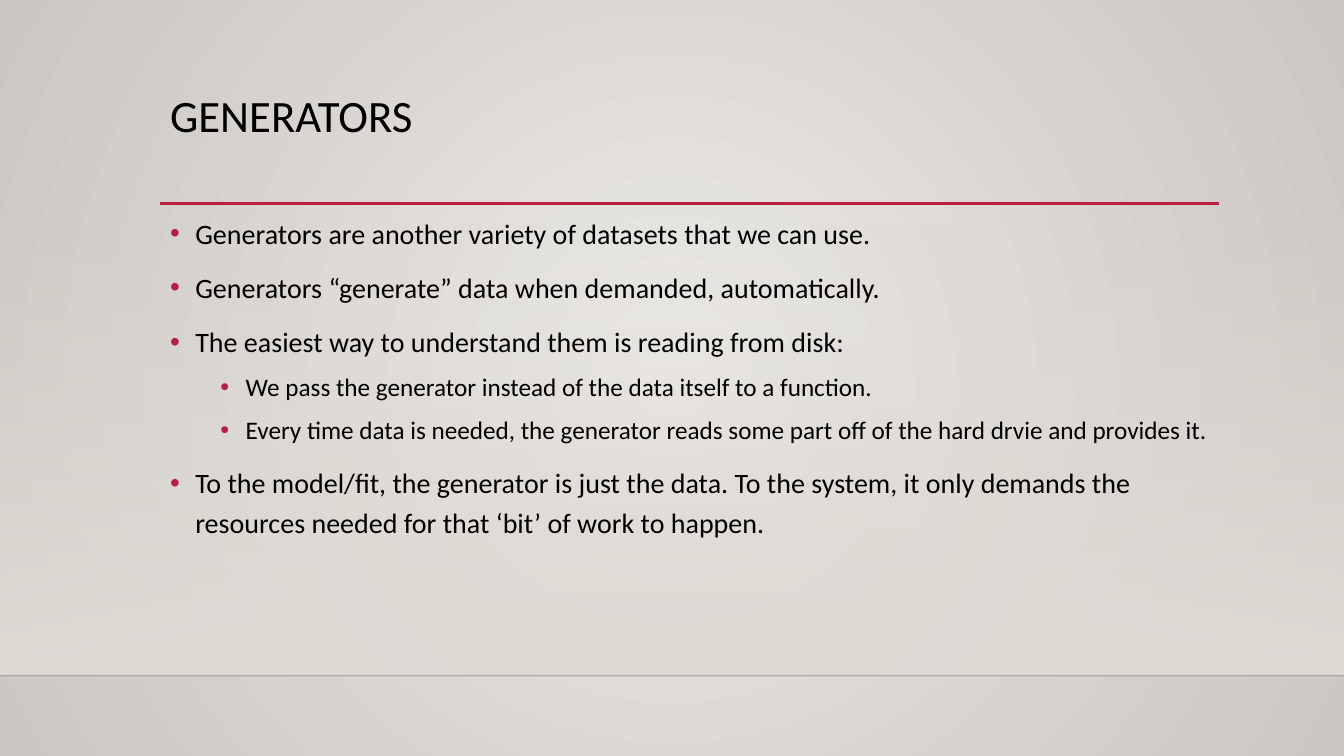
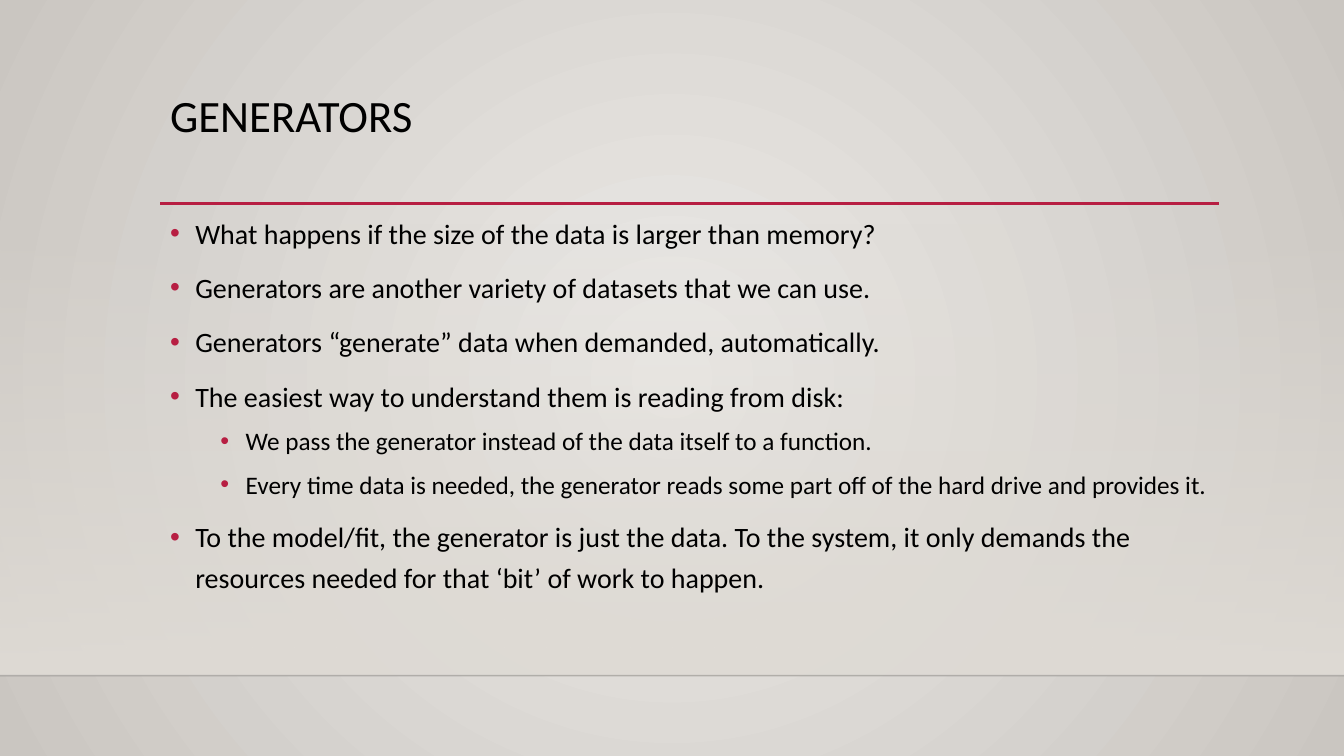
Before and after one commit to calvint13/Intro_to_Machine_Learning_Student_Workbooks, a slide deck: slide 3 of reference_content/Slides/tensorboard_cnn_2.pptx. Drawn at 1344x756 pixels with LibreOffice and Linux fonts; fonts in the diff are those of the drawing; background and template pictures are left out. Boxes give left, top, right and bottom in pixels: in the first picture for what was removed or moved away, otherwise in the second. Text is boxed around its words. In the diff, an @@ line names an element or a change of style, - is before the commit and + after.

```diff
--- a/reference_content/Slides/tensorboard_cnn_2.pptx
+++ b/reference_content/Slides/tensorboard_cnn_2.pptx
@@ text at (195, 224, 875, 249): paragraph added @@
+• What happens if the size of the data is larger than memory?
@@ text at (246, 476, 1206, 499): text changed @@
-  • Every time data is needed, the generator reads some part off of the hard drvie and provides it.
+  • Every time data is needed, the generator reads some part off of the hard drive and provides it.
```
Also in this commit, not shown: 2 other slides changed, 6 slides added, 2 other files.
